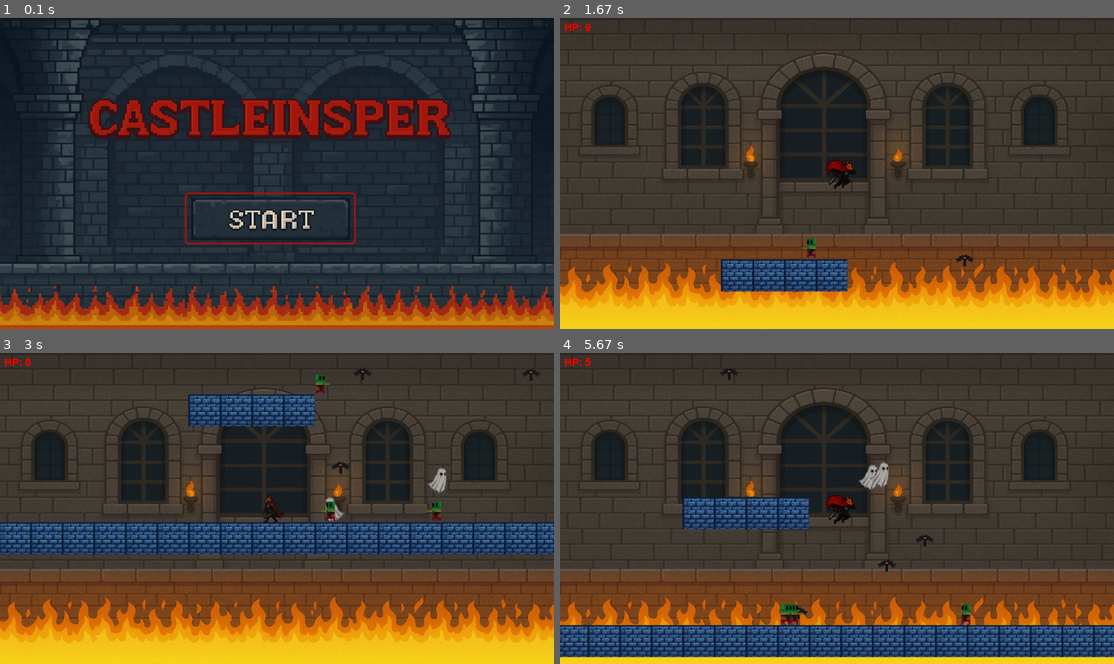
Above: before the commit, frames 1-4 (two rows, left to right).
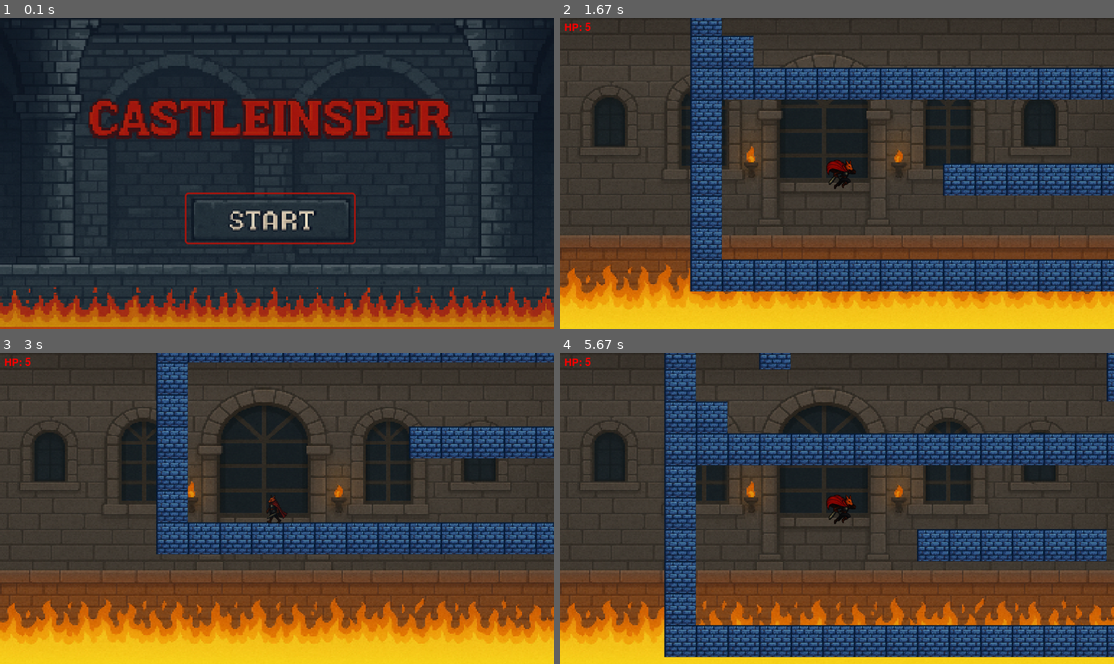
Above: after the commit, the same moments.

Repository: Victor-LP/pygame
Game: pygame game, started from CastleInsper.py
Same seed, same stepped clock (60 frames per second), same inputs: the game is played once before the commit and once after it.
Inputs:
- Up to frame 1 (0.1 s): no input
- Up to frame 2 (1.67 s): tap Enter at 0.33 s; tap Space at 0.67 s; hold D 1-1.47 s; hold W from 1.5 s (still down)
- Up to frame 3 (3 s): release W at 1.8 s; hold D 1.83-2.3 s; hold A 2.33-2.87 s; hold A from 2.9 s (still down)
- Up to frame 4 (5.67 s): release A at 3.3 s; hold W 3.33-3.7 s; hold D 3.73-4.37 s; hold A 4.4-4.87 s; hold D 4.9-5.37 s; hold W from 5.4 s (still down)

The runs differ from the first frame. In frame 1, 4.8% of the frame differs, in the area x 0-100%, y 0-100%; in frame 2, 23%; in frame 3, 17%; in frame 4, 27%, in the area x 0-100%, y 0-98%.

Commit message:
Mapa e mecânicas

Diff:
--- a/config.py
+++ b/config.py
@@ -54,68 +54,34 @@
 EMPTY = -1
 
 # ========== GERAÇÃO DO MAPA ==========
-MAP_WIDTH = 30
-MAP_HEIGHT = 200
 
-def generate_map():
-    # Cria um mapa vazio
-    game_map = [[EMPTY for _ in range(MAP_HEIGHT)] for _ in range(MAP_WIDTH)]
-
-    # Cria paredes nas bordas
-    for x in range(MAP_WIDTH):
-        game_map[x][0] = BLOCK  # Parede superior
-        game_map[x][MAP_HEIGHT-1] = BLOCK  # Parede inferior
-
-    for y in range(MAP_HEIGHT):
-        game_map[0][y] = BLOCK  # Parede esquerda
-        game_map[MAP_WIDTH-1][y] = BLOCK  # Parede direita
-
-    # Cria chão básico
-    for x in range(1, MAP_WIDTH-1):
-        game_map[x][MAP_HEIGHT-2] = BLOCK  # Chão principal
-
-    # Adiciona plataformas aleatórias
-    num_platforms = random.randint(8, 15)
-    for _ in range(num_platforms):
-        platform_width = random.randint(3, 8)
-        platform_height = 1
-        platform_x = random.randint(2, MAP_WIDTH - platform_width - 2)
-        platform_y = random.randint(5, MAP_HEIGHT - 10)
-
-        # Verifica se há espaço suficiente para a plataforma
-        valid_position = True
-        for x in range(platform_x, platform_x + platform_width):
-            if game_map[x][platform_y] != EMPTY:
-                valid_position = False
-                break
-
-        if valid_position:
-            for x in range(platform_x, platform_x + platform_width):
-                game_map[x][platform_y] = BLOCK
-
-    # Adiciona paredes aleatórias
-    num_walls = random.randint(5, 10)
-    for _ in range(num_walls):
-        wall_width = 1
-        wall_height = random.randint(2, 6)
-        wall_x = random.randint(2, MAP_WIDTH - 3)
-        wall_y = random.randint(2, MAP_HEIGHT - wall_height - 2)
-
-        # Verifica se há espaço para a parede
-        valid_position = True
-        for y in range(wall_y, wall_y + wall_height):
-            if game_map[wall_x][y] != EMPTY:
-                valid_position = False
-                break
-
-        if valid_position:
-            for y in range(wall_y, wall_y + wall_height):
-                game_map[wall_x][y] = BLOCK
-
-    # Garante que o jogador tenha espaço para começar
-    for x in range(1, 5):
-        for y in range(MAP_HEIGHT-5, MAP_HEIGHT-1):
-            game_map[x][y] = EMPTY
-
-    return game_map
-MAP = generate_map()
+MAP = [
+    [1, 1, 1, 1, 1, 1, 1, 1, 1, 1, 1, 1, 1, 1, 1, 1, 1, 1, 1, 1, 1, 1, 1, 1, 1, 1, 1, 1, 1, 1, 1, 1, 1, 1, 1, 1, 1, 1, 1, 1, 1, 1, 1, 1, 1, 1, 1, 1, 1, 1],
+    [1, -1, -1, -1, -1, -1, -1, -1, -1, -1, -1, -1, -1, -1, -1, -1, -1, -1, -1, 1, -1, 1, 1, 1, 1, -1, -1, -1, -1, -1, -1, -1, -1, -1, -1, -1, -1, -1, -1, -1, -1, -1, -1, -1, -1, -1, -1, -1, -1, 1],
+    [1, -1, -1, -1, -1, -1, -1, -1, -1, -1, -1, -1, -1, -1, -1, -1, -1, -1, -1, 1, -1, 1, -1, -1, -1, -1, 1, -1, 1, 1, 1, 1, 1, 1, 1, 1, 1, -1, -1, -1, -1, -1, -1, -1, -1, -1, -1, -1, -1, 1],
+    [1, -1, -1, -1, -1, -1, -1, -1, -1, -1, -1, -1, -1, -1, -1, -1, -1, -1, -1, 1, -1, 1, 1, 1, 1, 1, 1, -1, 1, -1, -1, -1, -1, -1, -1, -1, 1, -1, -1, -1, -1, -1, -1, -1, -1, -1, -1, -1, -1, 1],
+    [1, -1, -1, -1, -1, -1, -1, -1, -1, -1, -1, -1, -1, -1, -1, -1, -1, -1, -1, 1, -1, -1, -1, -1, -1, -1, -1, -1, 1, -1, 1, 1, 1, 1, 1, -1, 1, -1, 1, 1, 1, 1, 1, 1, -1, -1, -1, -1, -1, 1],
+    [1, -1, -1, -1, -1, -1, -1, -1, -1, -1, -1, -1, -1, -1, -1, -1, -1, 1, -1, 1, 1, 1, 1, 1, 1, 1, 1, 1, 1, -1, -1, -1, -1, -1, 1, -1, 1, -1, -1, -1, -1, -1, -1, 1, 1, -1, -1, -1, -1, 1],
+    [1, -1, -1, -1, -1, -1, -1, -1, -1, -1, -1, -1, -1, -1, -1, -1, -1, 1, -1, -1, -1, -1, -1, -1, -1, -1, -1, -1, 1, 1, -1, -1, 1, -1, 1, -1, 1, 1, 1, 1, 1, 1, -1, 1, -1, 1, -1, -1, -1, 1],
+    [1, -1, -1, -1, -1, 1, -1, -1, -1, 1, -1, -1, -1, 1, -1, -1, -1, 1, 1, 1, -1, 1, 1, 1, 1, 1, -1, -1, -1, -1, -1, -1, 1, 1, 1, -1, -1, -1, -1, -1, -1, 1, -1, 1, -1, -1, 1, -1, -1, 1],
+    [1, -1, -1, -1, -1, -1, -1, -1, -1, -1, -1, -1, -1, -1, -1, -1, -1, -1, 1, -1, -1, -1, -1, -1, -1, -1, 1, 1, 1, 1, 1, -1, -1, -1, -1, -1, 1, 1, 1, 1, -1, -1, -1, 1, -1, -1, -1, -1, -1, 1],
+    [1, 1, 1, 1, -1, -1, -1, -1, -1, -1, -1, -1, -1, -1, -1, -1, -1, -1, -1, 1, 1, 1, 1, 1, 1, 1, -1, -1, -1, -1, -1, 1, 1, 1, 1, 1, -1, -1, -1, -1, 1, 1, 1, 1, -1, -1, -1, -1, 1, 1],
+    [1, -1, -1, -1, -1, -1, -1, -1, -1, -1, -1, -1, -1, -1, -1, -1, -1, -1, -1, -1, -1, -1, -1, -1, -1, -1, -1, -1, -1, -1, -1, 1, -1, -1, -1, -1, -1, -1, -1, -1, -1, -1, -1, -1, -1, -1, -1, 1, -1, 1],
+    [1, -1, -1, -1, -1, -1, -1, -1, -1, -1, -1, -1, -1, -1, -1, -1, -1, -1, -1, -1, -1, -1, -1, -1, -1, -1, -1, -1, -1, -1, -1, 1, -1, -1, -1, -1, -1, -1, -1, -1, -1, -1, -1, -1, -1, -1, 1, -1, -1, 1],
+    [1, -1, -1, -1, -1, -1, -1, -1, -1, -1, -1, -1, -1, 1, 1, 1, 1, -1, -1, -1, -1, -1, -1, -1, -1, -1, -1, -1, -1, -1, 1, 1, 1, -1, -1, -1, -1, 1, 1, 1, -1, -1, -1, -1, -1, 1, -1, -1, -1, 1],
+    [1, -1, -1, -1, -1, -1, -1, -1, -1, -1, -1, -1, 1, 1, -1, -1, 1, 1, -1, -1, -1, -1, -1, -1, -1, -1, -1, -1, -1, -1, -1, -1, -1, -1, -1, -1, -1, -1, 1, -1, -1, -1, -1, -1, 1, -1, -1, -1, -1, 1],
+    [1, -1, -1, -1, -1, -1, -1, -1, -1, -1, -1, 1, 1, -1, -1, -1, -1, 1, 1, -1, -1, -1, -1, -1, -1, -1, -1, -1, -1, -1, -1, -1, -1, -1, -1, -1, -1, -1, 1, -1, -1, -1, -1, 1, -1, -1, -1, -1, -1, 1],
+    [1, -1, -1, -1, -1, -1, 1, 1, 1, 1, 1, 1, 1, 1, 1, 1, 1, 1, 1, 1, 1, 1, 1, 1, 1, 1, 1, 1, 1, 1, 1, 1, 1, 1, 1, 1, 1, 1, 1, 1, 1, 1, 1, 1, 1, 1, 1, 1, 1, 1],
+    [1, -1, -1, -1, -1, 1, -1, -1, -1, -1, -1, -1, -1, -1, 1, -1, -1, -1, -1, -1, -1, -1, -1, -1, -1, -1, -1, -1, -1, -1, -1, -1, -1, -1, -1, -1, -1, -1, -1, -1, -1, -1, -1, -1, -1, -1, -1, -1, -1, 1],
+    [1, -1, -1, -1, -1, -1, -1, -1, -1, -1, -1, -1, -1, -1, 1, -1, 1, 1, 1, 1, 1, 1, 1, 1, 1, 1, 1, 1, 1, -1, -1, -1, -1, -1, -1, -1, -1, -1, -1, -1, -1, -1, -1, -1, -1, -1, -1, -1, -1, 1],
+    [1, -1, -1, 1, -1, -1, -1, -1, -1, -1, -1, -1, -1, -1, 1, -1, -1, -1, -1, -1, -1, -1, -1, -1, -1, -1, -1, -1, 1, -1, -1, -1, -1, -1, -1, -1, -1, -1, -1, -1, -1, -1, -1, -1, -1, -1, -1, -1, -1, 1],
+    [1, -1, -1, -1, -1, -1, -1, -1, -1, -1, -1, -1, -1, -1, 1, 1, 1, 1, 1, 1, 1, 1, 1, 1, 1, 1, 1, -1, 1, -1, -1, -1, -1, -1, -1, -1, -1, -1, -1, -1, -1, -1, -1, -1, -1, -1, -1, -1, -1, 1],
+    [1, 1, -1, -1, -1, -1, -1, -1, -1, -1, -1, -1, -1, -1, -1, -1, -1, -1, -1, -1, -1, -1, -1, -1, -1, -1, -1, -1, 1, -1, -1, -1, -1, -1, -1, -1, -1, -1, -1, -1, -1, -1, -1, -1, -1, -1, -1, -1, -1, 1],
+    [1, 1, 1, 1, 1, 1, 1, 1, 1, 1, 1, 1, 1, 1, 1, 1, 1, 1, 1, 1, 1, 1, 1, 1, 1, 1, 1, 1, 1, 1, 1, 1, 1, 1, -1, -1, -1, -1, -1, 1, -1, -1, -1, -1, -1, -1, -1, -1, -1, 1],
+    [1, -1, -1, -1, -1, -1, -1, -1, -1, -1, -1, -1, -1, -1, -1, -1, -1, -1, -1, -1, -1, -1, -1, -1, -1, -1, -1, -1, -1, -1, -1, -1, -1, 1, -1, -1, -1, -1, -1, -1, -1, -1, -1, -1, -1, 1, -1, -1, -1, 1],
+    [1, -1, -1, -1, -1, -1, -1, -1, -1, -1, -1, -1, -1, -1, -1, -1, -1, -1, -1, -1, -1, -1, -1, -1, -1, -1, -1, -1, -1, -1, -1, -1, -1, 1, -1, -1, -1, -1, -1, -1, -1, -1, -1, -1, -1, -1, -1, -1, -1, 1],
+    [1, -1, -1, -1, -1, -1, -1, -1, 1, 1, 1, 1, 1, 1, -1, -1, -1, -1, -1, -1, -1, -1, -1, -1, -1, -1, -1, -1, -1, 1, -1, -1, -1, 1, -1, -1, -1, -1, -1, -1, -1, -1, -1, -1, -1, -1, -1, 1, -1, 1],
+    [1, -1, -1, -1, -1, -1, -1, -1, -1, -1, -1, -1, -1, -1, -1, -1, -1, -1, -1, -1, 1, 1, 1, 1, 1, 1, -1, -1, -1, 1, -1, -1, -1, -1, -1, -1, -1, -1, -1, -1, -1, -1, -1, -1, -1, -1, -1, -1, -1, 1],
+    [1, -1, -1, -1, -1, -1, -1, -1, -1, -1, -1, -1, -1, -1, -1, -1, -1, -1, -1, -1, -1, -1, -1, -1, -1, -1, -1, -1, -1, 1, -1, -1, -1, -1, -1, -1, -1, -1, 1, -1, -1, -1, -1, -1, 1, -1, -1, -1, -1, 1],
+    [1, 1, 1, 1, 1, 1, 1, 1, 1, 1, 1, 1, 1, 1, 1, 1, 1, 1, 1, 1, 1, 1, 1, 1, 1, 1, 1, 1, 1, 1, 1, 1, 1, 1, 1, 1, 1, 1, 1, 1, 1, 1, 1, 1, 1, 1, 1, 1, 1, 1],
+]
--- a/game.py
+++ b/game.py
@@ -29,8 +29,8 @@
 
     map_cols = len(MAP[0])
     map_rows = len(MAP)
-    map_width_px = map_cols * BLOCK_HEIGHT
-    map_height_px = map_rows * BLOCK_WIDTH
+    map_width_px = map_cols * BLOCK_WIDTH  # Corrigido: era BLOCK_HEIGHT
+    map_height_px = map_rows * BLOCK_HEIGHT  # Corrigido: era BLOCK_WIDTH
     offset_x = (WIDTH - map_width_px) // 2
     offset_y = (HEIGHT - map_height_px) // 2
 
@@ -44,12 +44,21 @@
                 all_blocks.add(tile)
 
     # ========== CRIAÇÃO DE ENTIDADES ==========
-    # Player
+    # Player - POSICIONADO NO CANTO INFERIOR ESQUERDO DO MAPA
     player = Player(groups, assets, all_blocks)
+
+    # Posiciona o player no canto inferior esquerdo do mapa (dentro da área jogável)
+    player_start_x = offset_x + BLOCK_WIDTH * 2  # 2 blocos a partir da borda esquerda
+    player_start_y = offset_y + map_height_px - BLOCK_HEIGHT * 2  # 2 blocos acima do fundo
+
+    player.rect.x = player_start_x
+    player.rect.bottom = player_start_y  # Usa bottom para alinhar com o "chão"
+
     all_players.add(player)
     all_sprites.add(player)
+
     # ==== MUITOS INIMIGOS NO TOPO ====
-    for i in range(10):  # ajuste a quantidade
+    for i in range(20):  # ajuste a quantidade
         enemy = random.choice([Zombie(groups, assets, all_blocks),
                            Ghost(groups, assets, all_blocks),
                            Bat(groups, assets, all_blocks)])
@@ -117,6 +126,7 @@
         window.blit(background, (0, 0))
 
         # Câmera segue o jogador
+        camera_x = -player.rect.centerx + WIDTH // 2
         camera_y = -player.rect.centery + HEIGHT // 2
 
         for sprite in all_sprites:
--- a/sprites.py
+++ b/sprites.py
@@ -72,9 +72,9 @@
         super().__init__(groups, assets, 'player', all_blocks)
         self.rect.centerx = 0
         self.rect.bottom = 0
-        self.speedx = 8
+        self.speedx = 6
         self.looking = 1  # 1 = direita, -1 = esquerda
-        self.hp = 10
+        self.hp = 5
 
         # Controle de ataque
         self.last_attack = 0            # tempo do último ataque (cooldown)
@@ -175,43 +175,138 @@
         self.rect.centerx = WIDTH // 2
         self.rect.bottom = HEIGHT * 10
         self.speedx = speed
+        self.detection_range_x = 300  # Distância horizontal máxima para detectar player
+        self.detection_range_y = 200  # Distância vertical máxima para detectar player
 
     def update(self):
         # Atualiza a física do inimigo
         self.apply_physics()
 
+    def can_see_player(self, player):
+        # Verifica se o player está dentro do alcance de detecção
+        dist_x = abs(self.rect.centerx - player.rect.centerx)
+        dist_y = abs(self.rect.centery - player.rect.centery)
+
+        # Só segue se estiver dentro do alcance horizontal E vertical
+        # E se o player não estiver muito abaixo (inimigos terrestres não sobem bem)
+        return (dist_x <= self.detection_range_x and
+                dist_y <= self.detection_range_y and
+                player.rect.centery <= self.rect.centery + 100)  # Player não pode estar muito abaixo
+
     def move_to_player(self, player, assets):
+        # Só move se o player estiver dentro do alcance de detecção
+        if not self.can_see_player(player):
+            self.direction = 0  # Para de se mover
+            return
+
         # Move o inimigo em direção ao jogador
-        if self.rect.x + 100 <= player.rect.x and player.rect.y <= self.rect.y:
+        if self.rect.centerx < player.rect.centerx - 50:  # Margem de 50px
             self.direction = 1
             self.image = assets[self.image_key]
-        elif self.rect.x - 100 > player.rect.x and player.rect.y <= self.rect.y:
+        elif self.rect.centerx > player.rect.centerx + 50:  # Margem de 50px
             self.direction = -1
             self.image = pygame.transform.flip(assets[self.image_key], True, False)
+        else:
+            self.direction = 0  # Para quando estiver perto o suficiente
 
 class Zombie(GroundEnemy):
     def __init__(self, groups, assets, all_blocks):
         super().__init__(groups, assets, 'zombie', all_blocks, speed=2)
+        self.detection_range_x = 250  # Alcance menor para zumbi
+        self.detection_range_y = 150
 
 class Ghost(GroundEnemy):
     def __init__(self, groups, assets, all_blocks):
         super().__init__(groups, assets, 'ghost', all_blocks, speed=5)
+        self.detection_range_x = 400  # Alcance maior para fantasma
+        self.detection_range_y = 300
 
     def move_to_player(self, player, assets):
-        #Move o esqueleto em direção ao jogador com pulo
-        super().move_to_player(player, assets)
-        if abs(self.rect.x - player.rect.x) < 100 and self.on_ground:
-            self.jump()
+        #Move o fantasma em direção ao jogador com pulo
+        if self.can_see_player(player):
+            super().move_to_player(player, assets)
+            # Fantasma pula quando está perto do player
+            if abs(self.rect.centerx - player.rect.centerx) < 100 and self.on_ground:
+                self.jump()
 
 # ========== CLASSE DO MORCEGO ==========
 class Bat(GroundEnemy):
     def __init__(self, groups, assets, all_blocks):
         super().__init__(groups, assets, 'bat1', all_blocks, speed=2)
+        # Adiciona velocidade vertical para voo
+        self.speedy = 0
+        self.flight_speed = 2  # Velocidade de voo vertical
+        self.detection_range_x = 500  # Alcance maior para morcego
+        self.detection_range_y = 400
+
+    def apply_physics(self):
+        # MORCEGO IGNORA GRAVIDADE mas NÃO ignora colisões
+        # Movimento horizontal com colisão
+        if self.blocks:
+            self.rect.x += self.speedx * self.direction
+            collisions = pygame.sprite.spritecollide(self, self.blocks, False)
+
+            for collision in collisions:
+                move_x = self.speedx * self.direction
+                if move_x > 0:
+                    self.rect.right = collision.rect.left
+                elif move_x < 0:
+                    self.rect.left = collision.rect.right
+        else:
+            self.rect.x += self.speedx * self.direction
+
+        # Movimento vertical COM colisão
+        if self.blocks:
+            self.rect.y += self.speedy
+            collisions = pygame.sprite.spritecollide(self, self.blocks, False)
+
+            for collision in collisions:
+                if self.speedy > 0:  # Descendo
+                    self.rect.bottom = collision.rect.top
+                    self.speedy = 0
+                elif self.speedy < 0:  # Subindo
+                    self.rect.top = collision.rect.bottom
+                    self.speedy = 0
+        else:
+            self.rect.y += self.speedy
+
+    def can_see_player(self, player):
+        # Morcego tem visão melhor - pode ver de mais longe
+        dist_x = abs(self.rect.centerx - player.rect.centerx)
+        dist_y = abs(self.rect.centery - player.rect.centery)
+
+        return (dist_x <= self.detection_range_x and
+                dist_y <= self.detection_range_y)
 
     def move_to_player(self, player, assets):
-        #Move o esqueleto em direção ao jogador com pulo
-        super().move_to_player(player, assets)
-        self.jump()
+        # Só move se o player estiver dentro do alcance de detecção
+        if not self.can_see_player(player):
+            self.direction = 0
+            self.speedy = 0  # Para movimento vertical também
+            return
+
+        # Move horizontalmente em direção ao jogador
+        if self.rect.centerx < player.rect.centerx - 30:
+            self.direction = 1
+            self.image = assets[self.image_key]
+        elif self.rect.centerx > player.rect.centerx + 30:
+            self.direction = -1
+            self.image = pygame.transform.flip(assets[self.image_key], True, False)
+        else:
+            self.direction = 0
+
+        # Move verticalmente em direção ao jogador (voa na altura do player)
+        # Usando uma abordagem mais simples para evitar colisões
+        if self.rect.centery < player.rect.centery - 20:
+            self.speedy = self.flight_speed  # Desce
+        elif self.rect.centery > player.rect.centery + 20:
+            self.speedy = -self.flight_speed  # Sobe
+        else:
+            self.speedy = 0  # Mantém altura
+
+    def update(self):
+        # Atualiza a física do morcego (sem gravidade mas com colisões)
+        self.apply_physics()
 
 # ========== CLASSE DO ATAQUE ==========
 class Attack(pygame.sprite.Sprite):
Binary file changed: assets/img/background.png
Binary file removed: assets/img/blocoteste.png
Binary file changed: assets/img/game_over.png
Binary file changed: assets/img/tela_inicial.png
Not shown, removed: assets/img/referencia.zip
